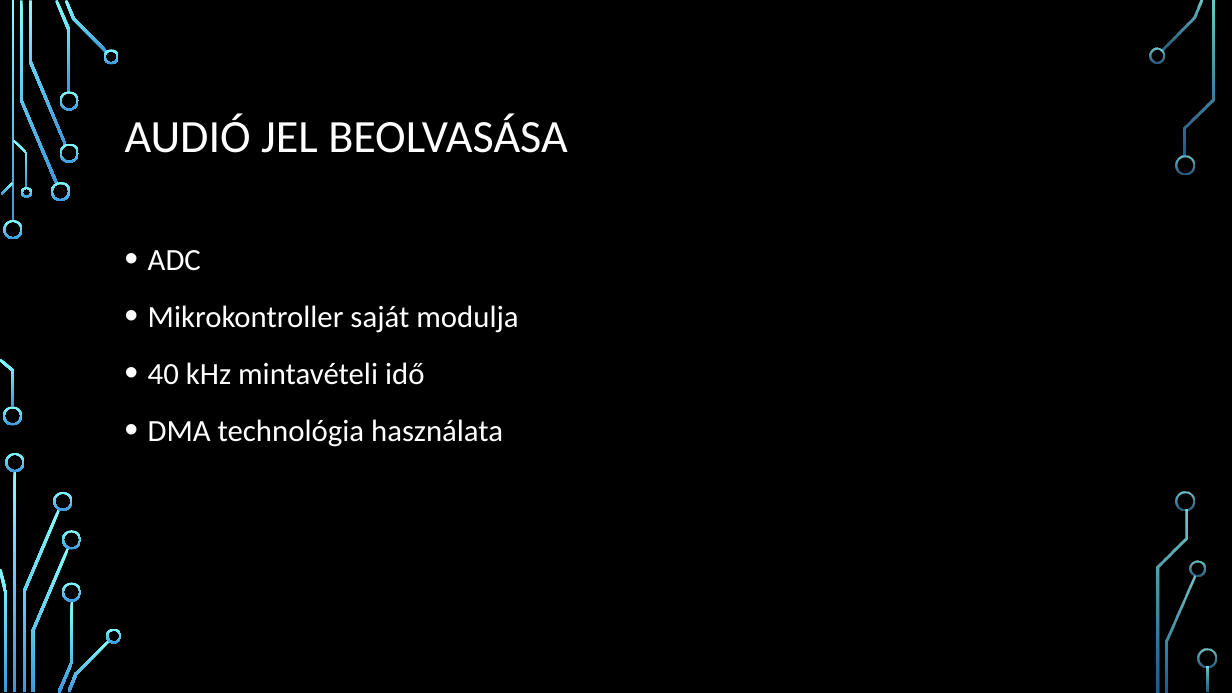
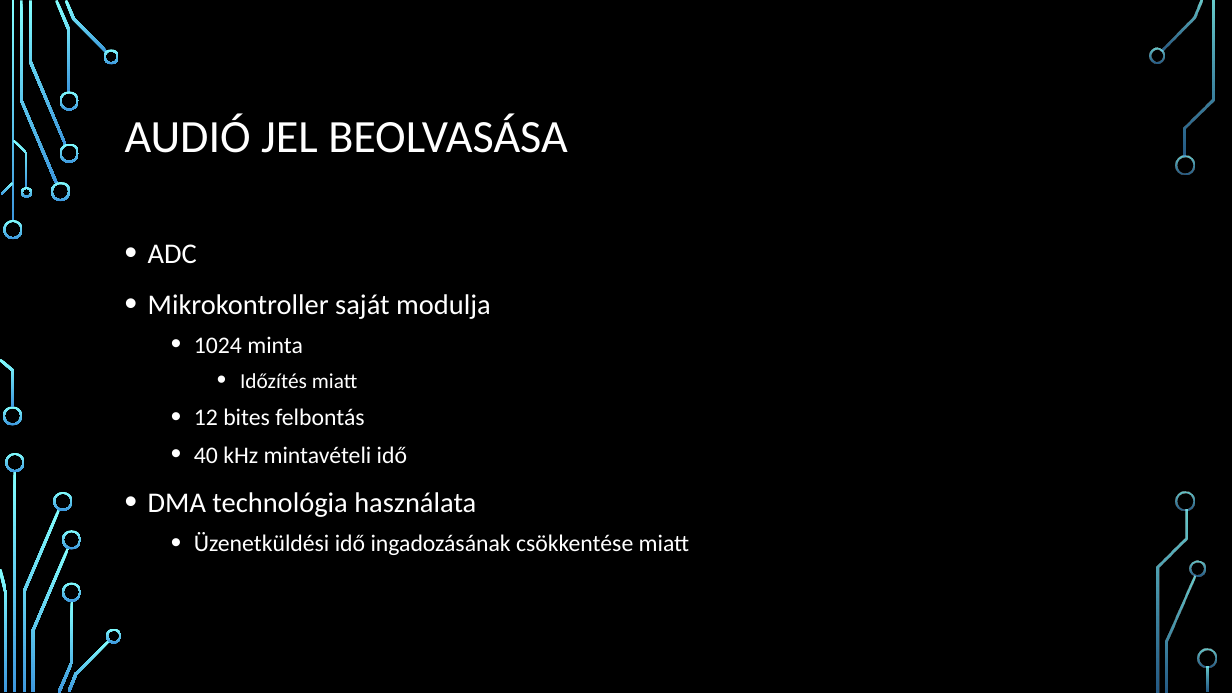
Before and after one commit to fejespeter/BME-Onlab, a slide deck: slide 6 of szakdolgozat_prezentacio.pptx. Drawn at 1232x693 pixels with LibreOffice and Linux fonts; fonts in the diff are those of the drawing; background and template pictures are left out. Boxes give left, top, right and bottom in pixels: in the first picture for what was removed or moved away, otherwise in the second. Text is boxed around its words. In the diff, an @@ line names an element or a change of style, - is before the commit and + after.

```diff
--- a/szakdolgozat_prezentacio.pptx
+++ b/szakdolgozat_prezentacio.pptx
@@ text at bbox=[148, 244, 491, 517]: size 24 to 22.2 pt in "ADC", "Mikrokontroller saját modulja", "DMA technológia használata"; size 24 to 18.5 pt in "40 kHz mintavételi idő"; line spacing 1.2 to 1.1; list level 1 to 2 in "40 kHz mintavételi idő" @@
@@ text at bbox=[194, 336, 364, 425]: paragraphs added @@
+  • 1024 minta
+    • Időzítés miatt
+  • 12 bites felbontás
@@ text at bbox=[194, 532, 690, 555]: paragraph added @@
+  • Üzenetküldési idő ingadozásának csökkentése miatt
```
Also in this commit, not shown: 8 other slides changed, 7 slides added, 2 slides removed, 10 other files.
